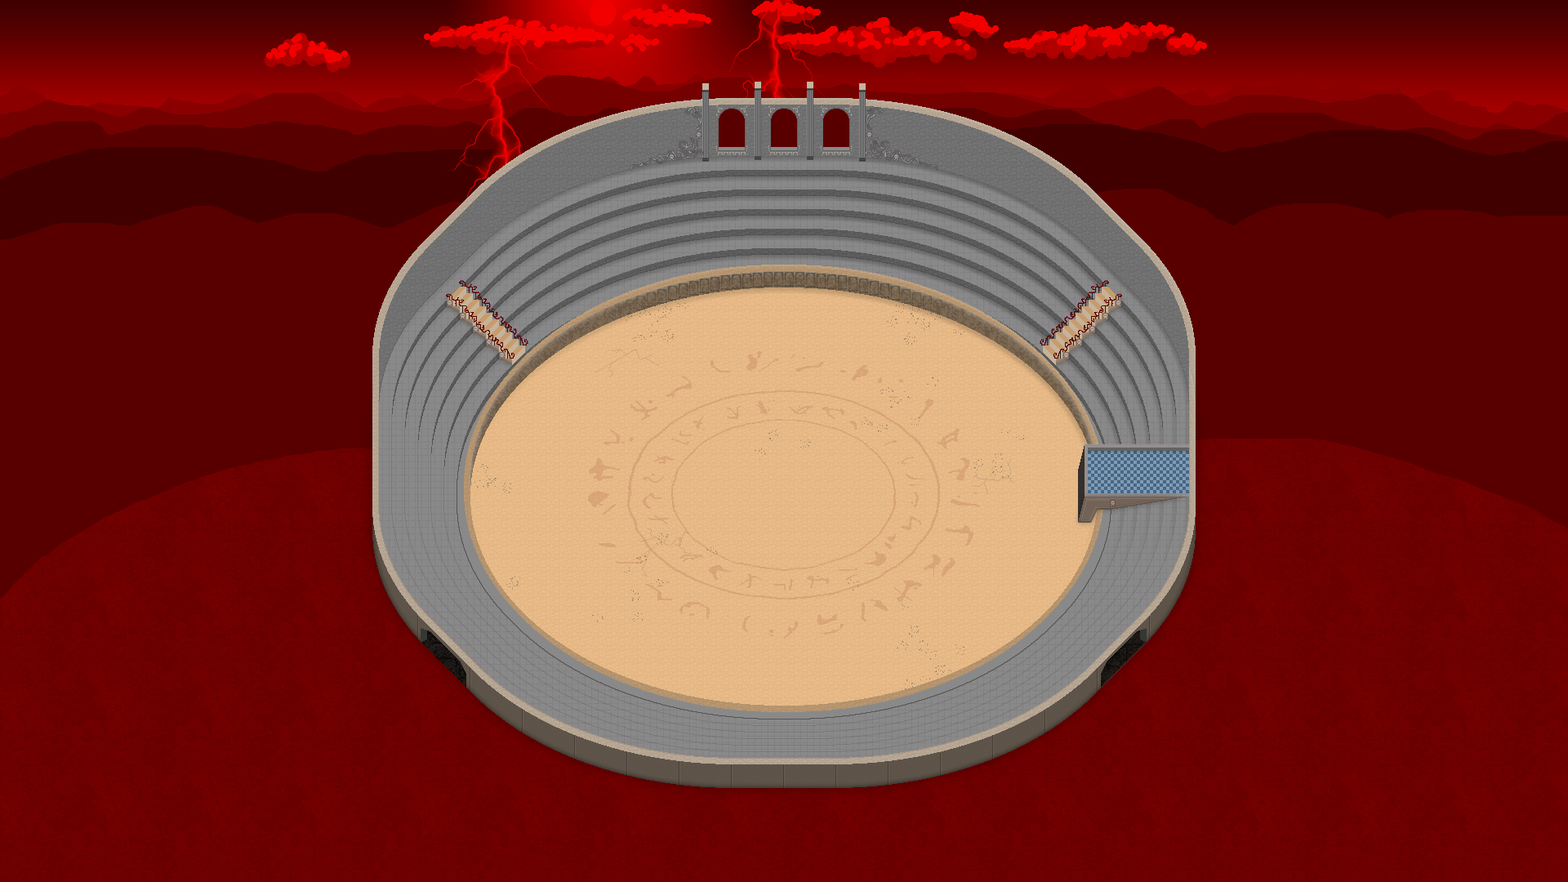
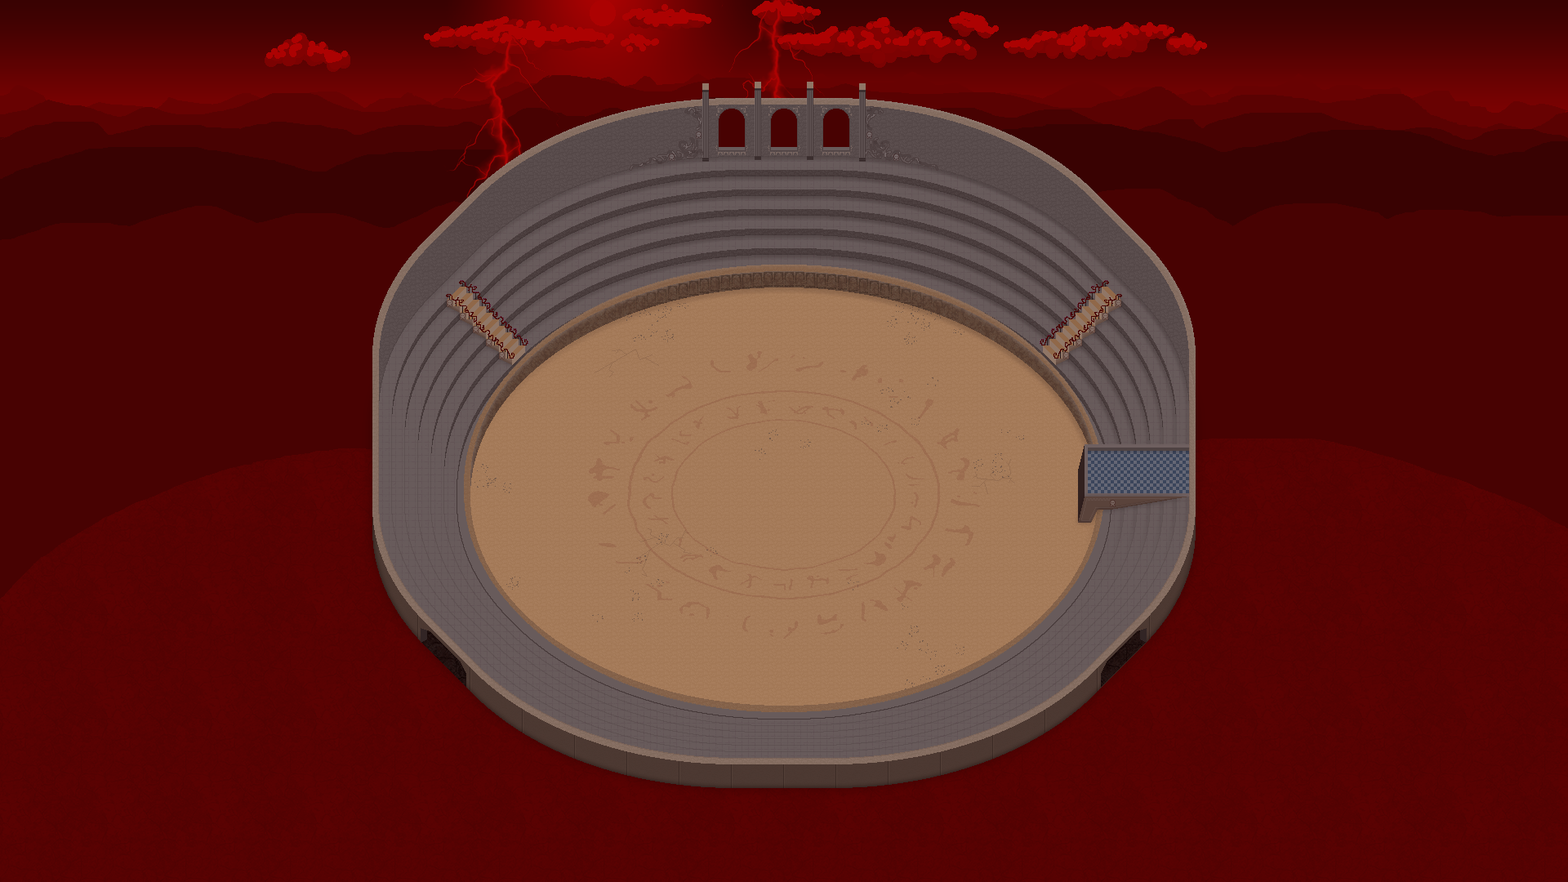
The second 1568 × 882 image is a revision of the first. Changes to its layers:
added layer "DARKEN/REDDEN" (35%) above "skull corner decoration R" over (0, 0, 1568, 882)